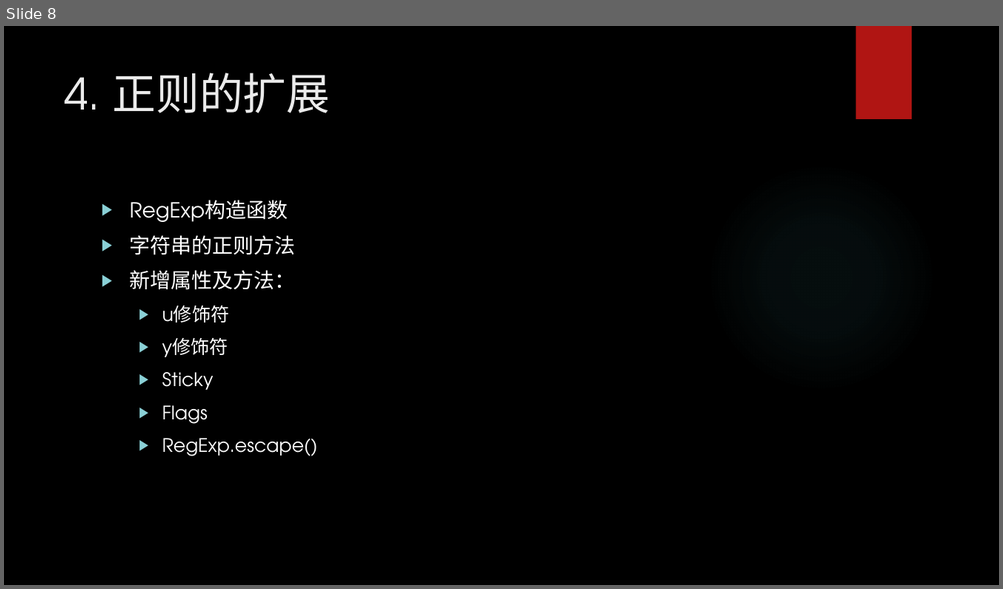
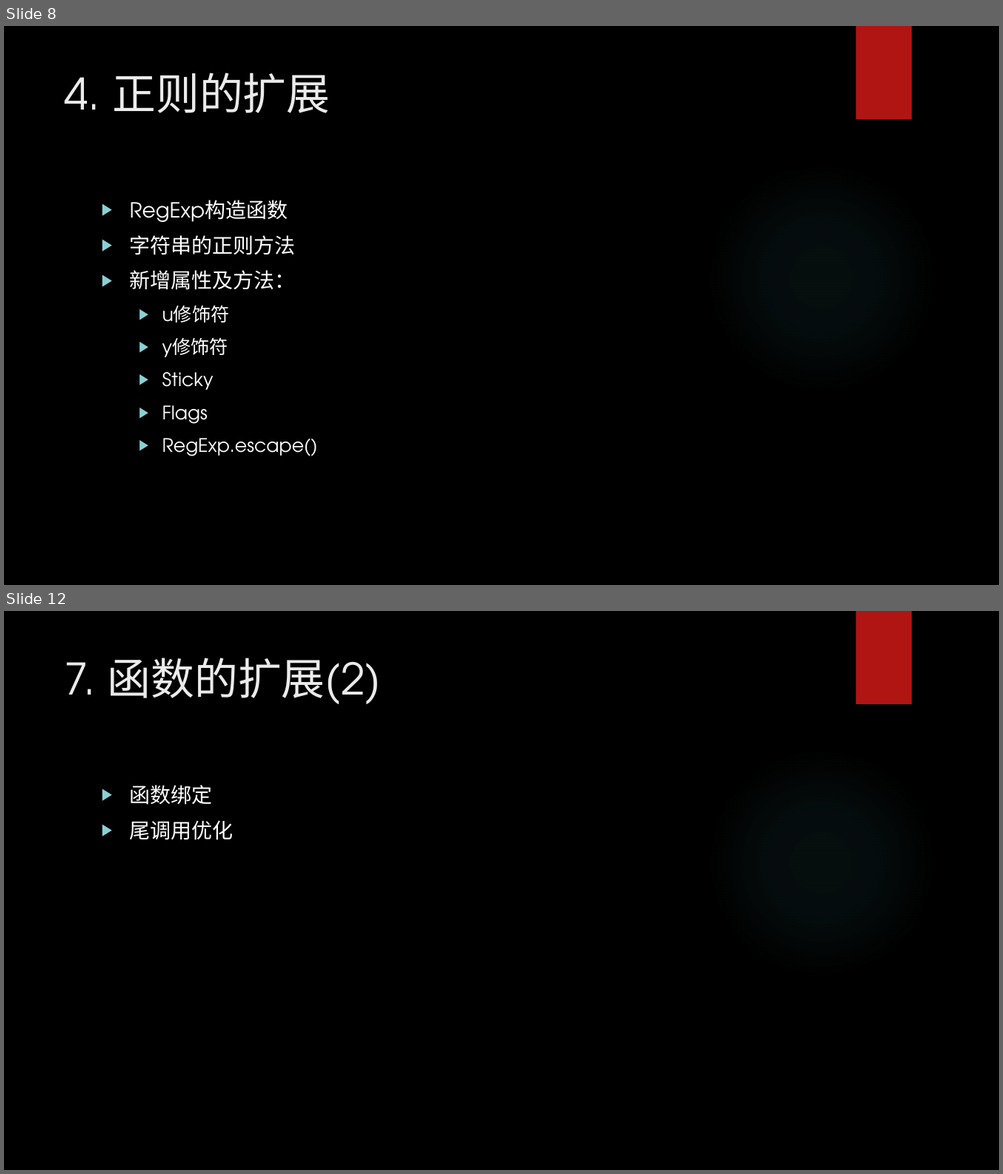
Before and after one commit to Edward-Li/Babel-ES6-Lessons, a slide deck: ES6 .pptx. Shown one above the other, each under a label of ours: slide 8 before the commit, slides 8 and 12 after it; the slides between them are not shown. The pictures are 1003x589 and 1003x1174 pixels, drawn with LibreOffice and Linux fonts; fonts in the diff are those of the drawing; background and template pictures are left out. Boxes give left, top, right and bottom in pixels: in the first picture for what was removed or moved away, otherwise in the second. Text is boxed around its words. In the diff, an @@ line names an element or a change of style, - is before the commit and + after.

```diff
--- a/ES6 .pptx
+++ b/ES6 .pptx
@@ slide 12 added at box(4, 611, 999, 1170), background picture (left out); not listed: 2 template elements that a slide beside it also shows @@
@@ title added at box(64, 658, 381, 704), 42 pt, text #EBEBEB @@
+7. 函数的扩展(2)
@@ text added at box(130, 785, 233, 840), 20 pt, text #FFFFFF @@
+▶ 函数绑定
+▶ 尾调用优化
```
Also in this commit, not shown: 5 slides changed, 1 other slide added, 7 other files.
